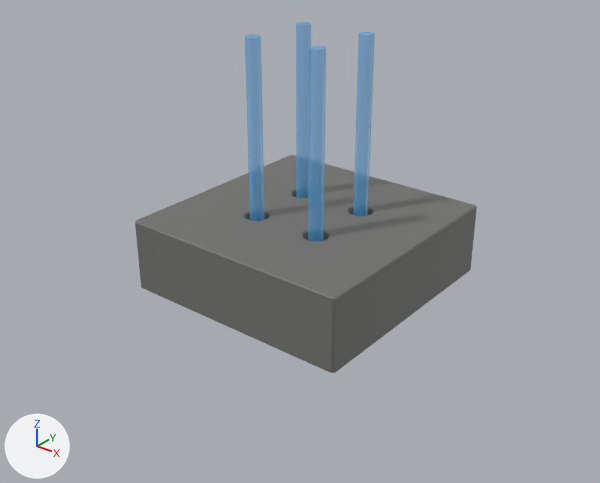
Renders of the Blender file cad/designs/cage_rod_dock_100mm_base_10mm_holes/artifacts/cage_rod_dock_100mm_base_10mm_holes.blend from each side of a commit.
Rendered twice from a 50 mm lens placed at (191.0, -245.0, 167.0), pointed at (5.0, -13.0, 24.0). Lighting does not change. The marker at lower left points along +X, +Y and +Z. The older version comes first.

Names of what the first picture shows: '100 mm cage rod dock', '6 mm cage rod proxy', '6 mm cage rod proxy.001', '6 mm cage rod proxy.002', '6 mm cage rod proxy.003'.
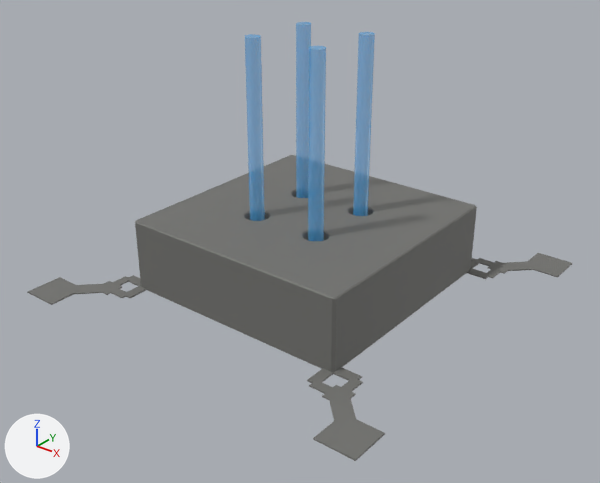
Where the change shows, as pixel boxes (x1, y1, x2, y2) in the pictures (600 x 483 px):
'100 mm cage rod dock', reshaped (59% wider, 40% taller): before (135, 155, 477, 373); after (27, 155, 572, 461)
part 1 of me_cage_rod_dock_100mm_base_10mm_holes_001, built on: before (135, 207, 477, 373); after (27, 207, 572, 461)

What the commit changed:
me_cage_rod_dock_100mm_base_10mm_holes_001 is used by ob_100_mm_cage_rod_dock; location (0.0, 0.0, 0.0).
me_cage_rod_dock_100mm_base_10mm_holes_001 had 1788 vertices, 3572 faces and spanned x -50.0..50.0, y -50.0..50.0, z 0.0..30.0.
me_cage_rod_dock_100mm_base_10mm_holes_001 now has 2012 vertices, 4052 faces and spans x -82.0..82.0, y -82.0..82.0, z 0.0..30.0.
Part 1, on me_cage_rod_dock_100mm_base_10mm_holes_001:
8 vertices are removed from x -50.0..50.0, y -50.0..50.0, z 0.0.
22 faces are deleted.
112 vertices are added at x -82.0..82.0, y -82.0..82.0, z 0.0.
8 new vertices lie (0.0, 0.0, -29.0) away from vertices in x -50.0..50.0, y -50.0..50.0, z 29.5.
112 new vertices lie (0.0, 0.0, 0.5) away from vertices in x -82.0..82.0, y -82.0..82.0, z 0.0.
502 new faces join them.
